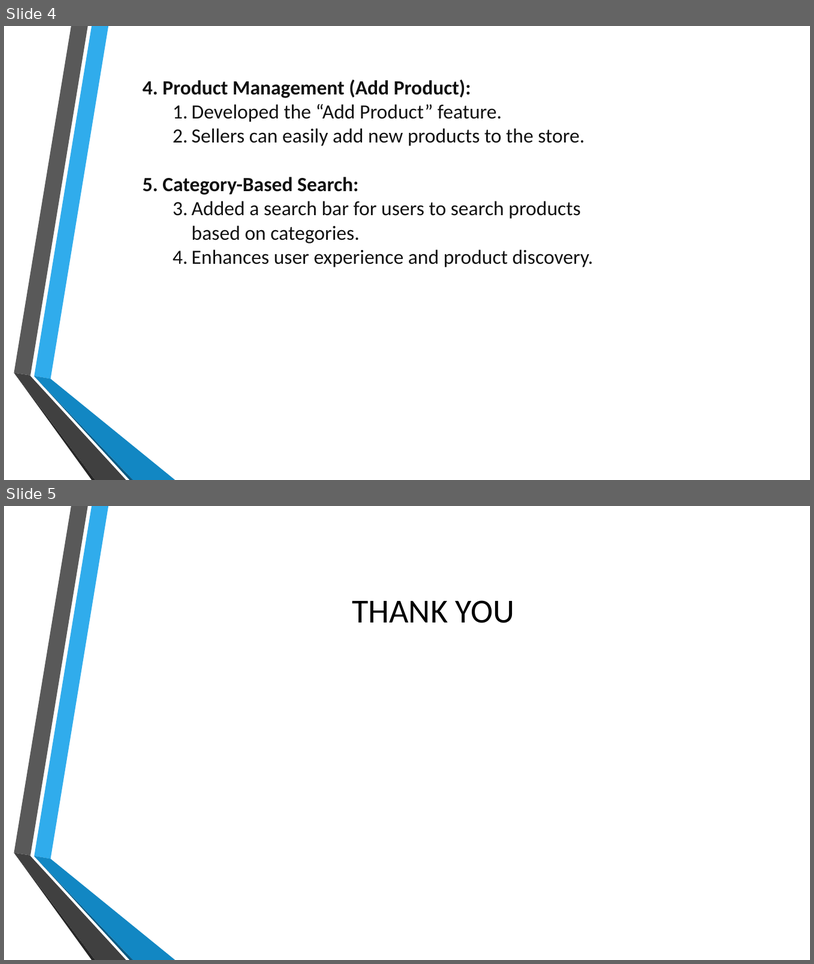
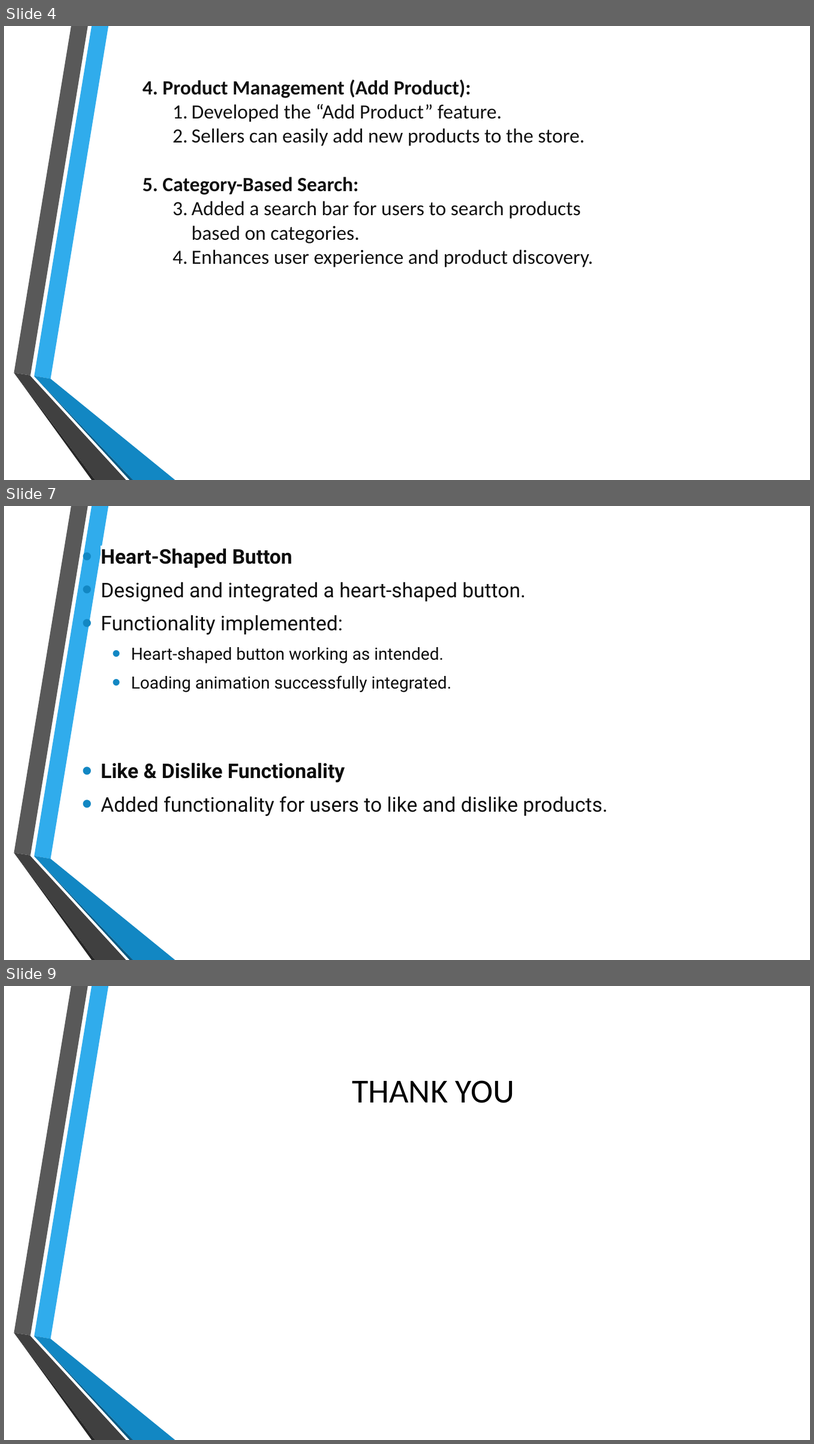
Before and after one commit to tushar-nanda/pp, a slide deck: Parallax.pptx. Shown one above the other, each under a label of ours: slides 4 and 5 before the commit, slides 4, 7 and 9 after it; the slides between them are not shown. The pictures are 814x964 and 814x1444 pixels, drawn with LibreOffice and Linux fonts; fonts in the diff are those of the drawing; background and template pictures are left out. Boxes give left, top, right and bottom in pixels: in the first picture for what was removed or moved away, otherwise in the second. Text is boxed around its words. In the diff, an @@ line names an element or a change of style, - is before the commit and + after.

```diff
--- a/Parallax.pptx
+++ b/Parallax.pptx
@@ slide 7 added at box(4, 506, 810, 960), background picture (left out); not listed: 6 template elements that a slide beside it also shows @@
@@ text added at box(101, 548, 608, 816), 24 pt, text #0D0D0D @@
+• Heart-Shaped Button
+• Designed and integrated a heart-shaped button.
+• Functionality implemented:
+  • Heart-shaped button working as intended.
+  • Loading animation successfully integrated.
+• Like & Dislike Functionality
+• Added functionality for users to like and dislike products.
@@ what was slide 5 is now slide 9 @@
```
Also in this commit, not shown: 3 other slides added, 2 other files.
